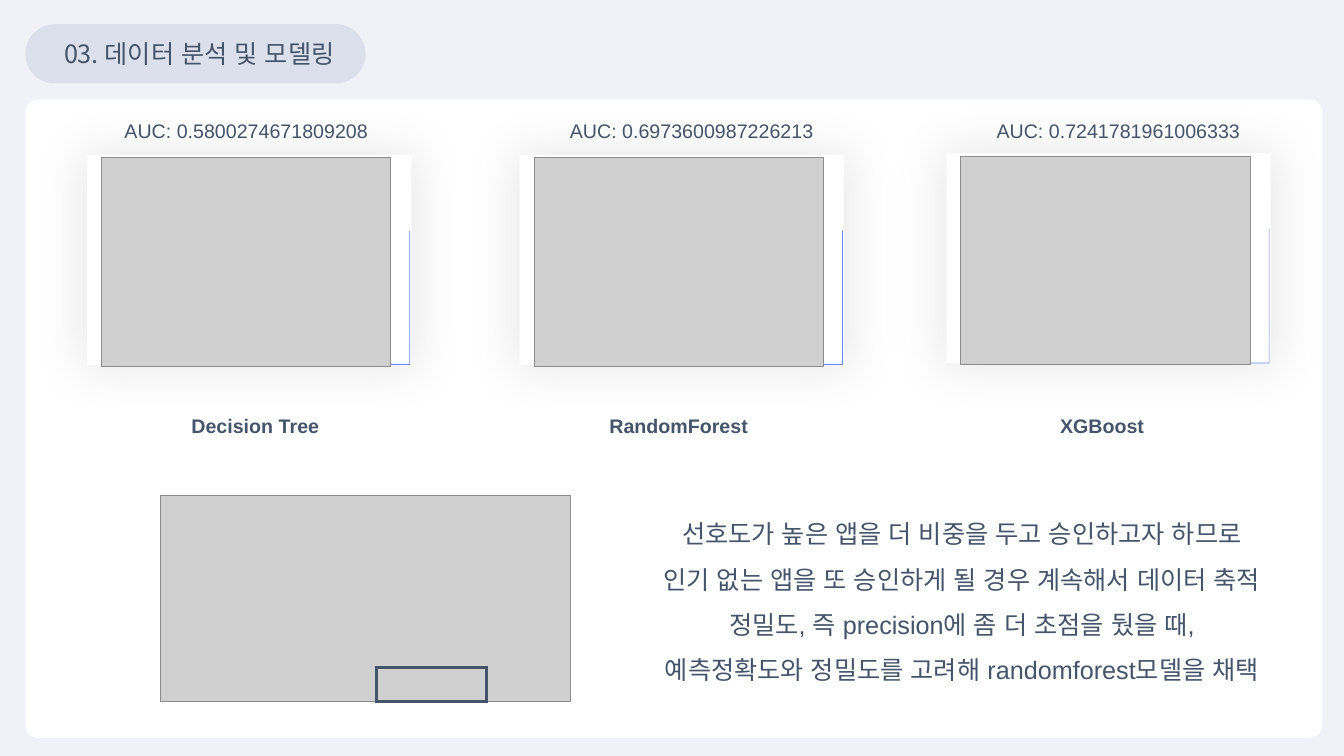
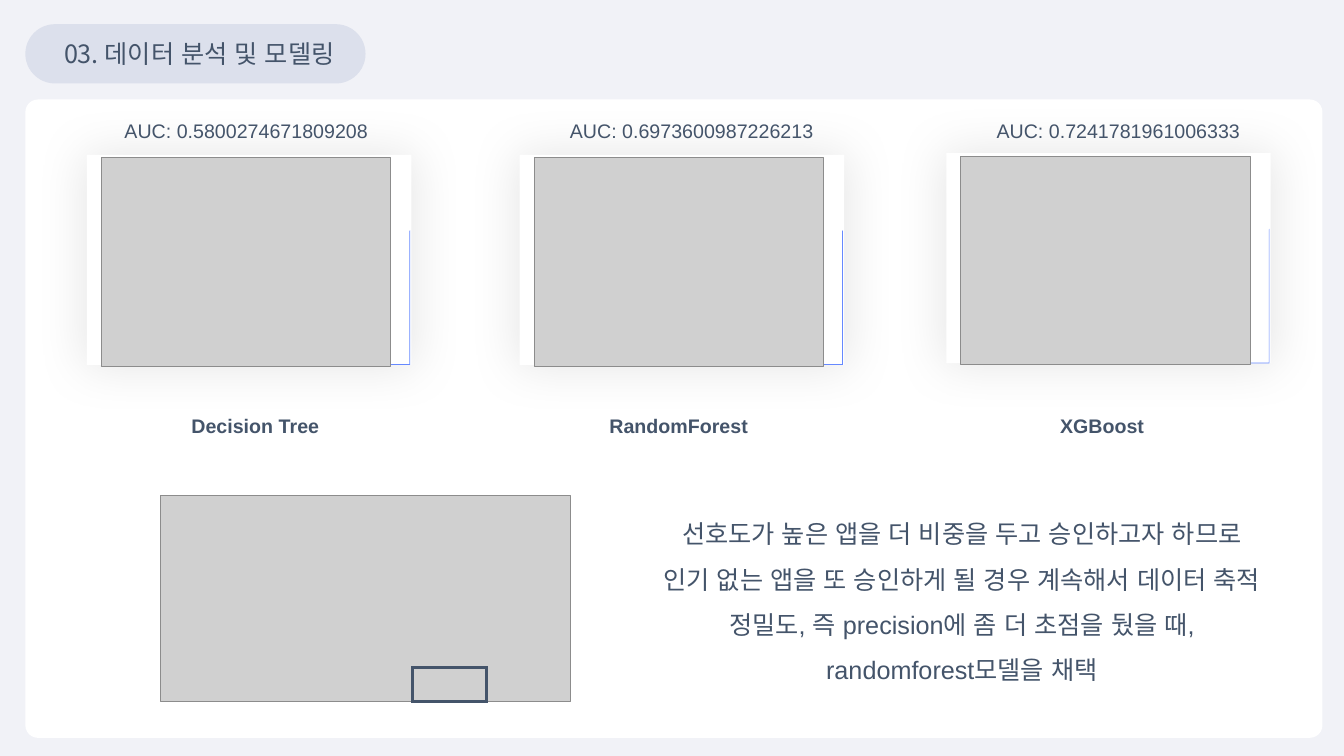
Before and after one commit to min9ju/section2-project, a slide deck: slide 23 of section2 project.pptx. Drawn at 1344x756 pixels with LibreOffice and Linux fonts; fonts in the diff are those of the drawing; grey boxes stand for pictures. Boxes give left, top, right and bottom in pixels: in the first picture for what was removed or moved away, otherwise in the second. Text is boxed around its words. In the diff, an @@ line names an element or a change of style, - is before the commit and + after.

Commit message:
ppt 수정
ppt수정본 재업로드

```diff
--- a/section2 project.pptx
+++ b/section2 project.pptx
@@ text at (x1=826, y1=658, x2=1097, y2=681): text changed @@
-예측정확도와 정밀도를 고려해 randomforest모델을 채택
+randomforest모델을 채택
@@ rectangle resized from (x1=376, y1=667, x2=487, y2=702) to (x1=412, y1=667, x2=487, y2=702) @@
```
